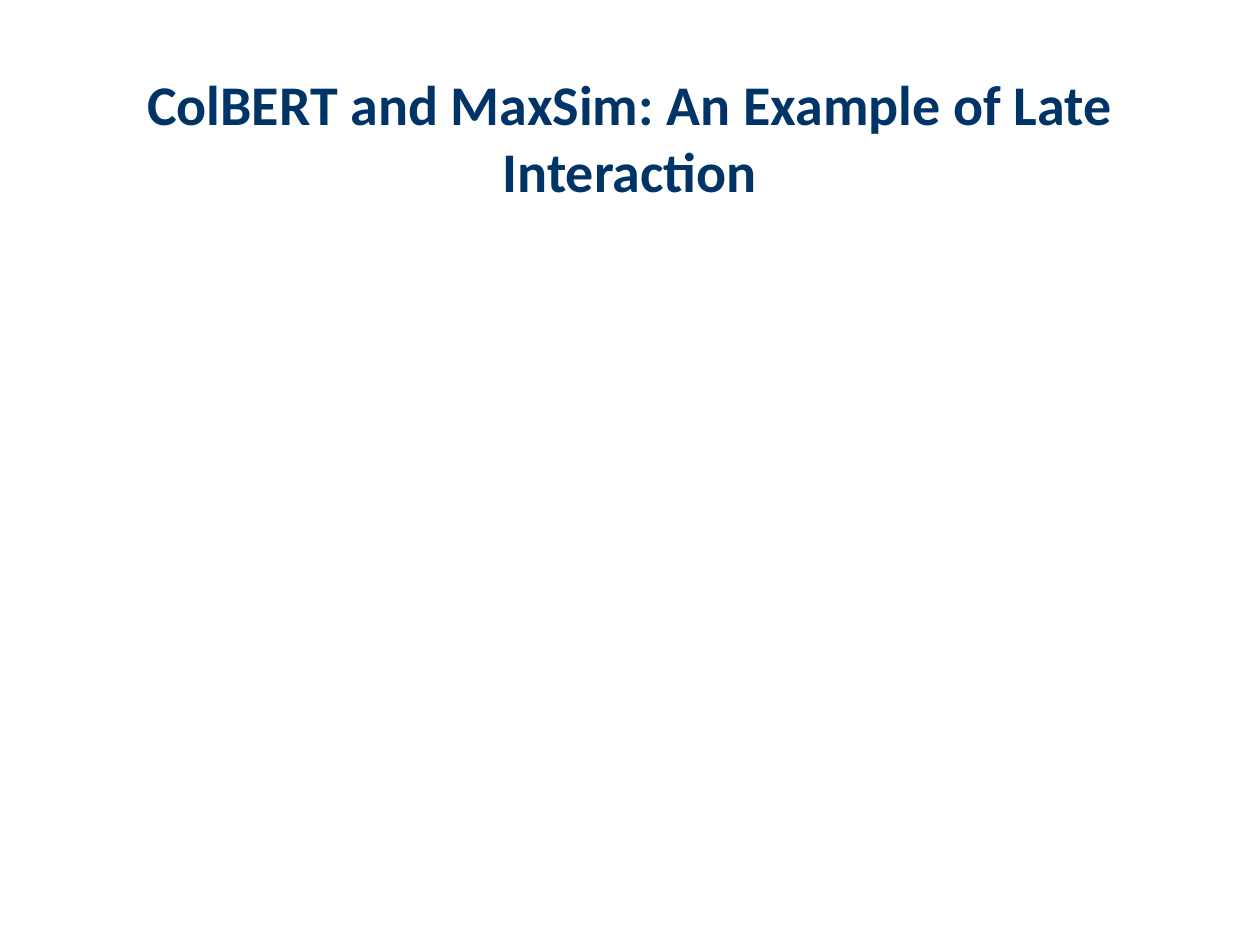
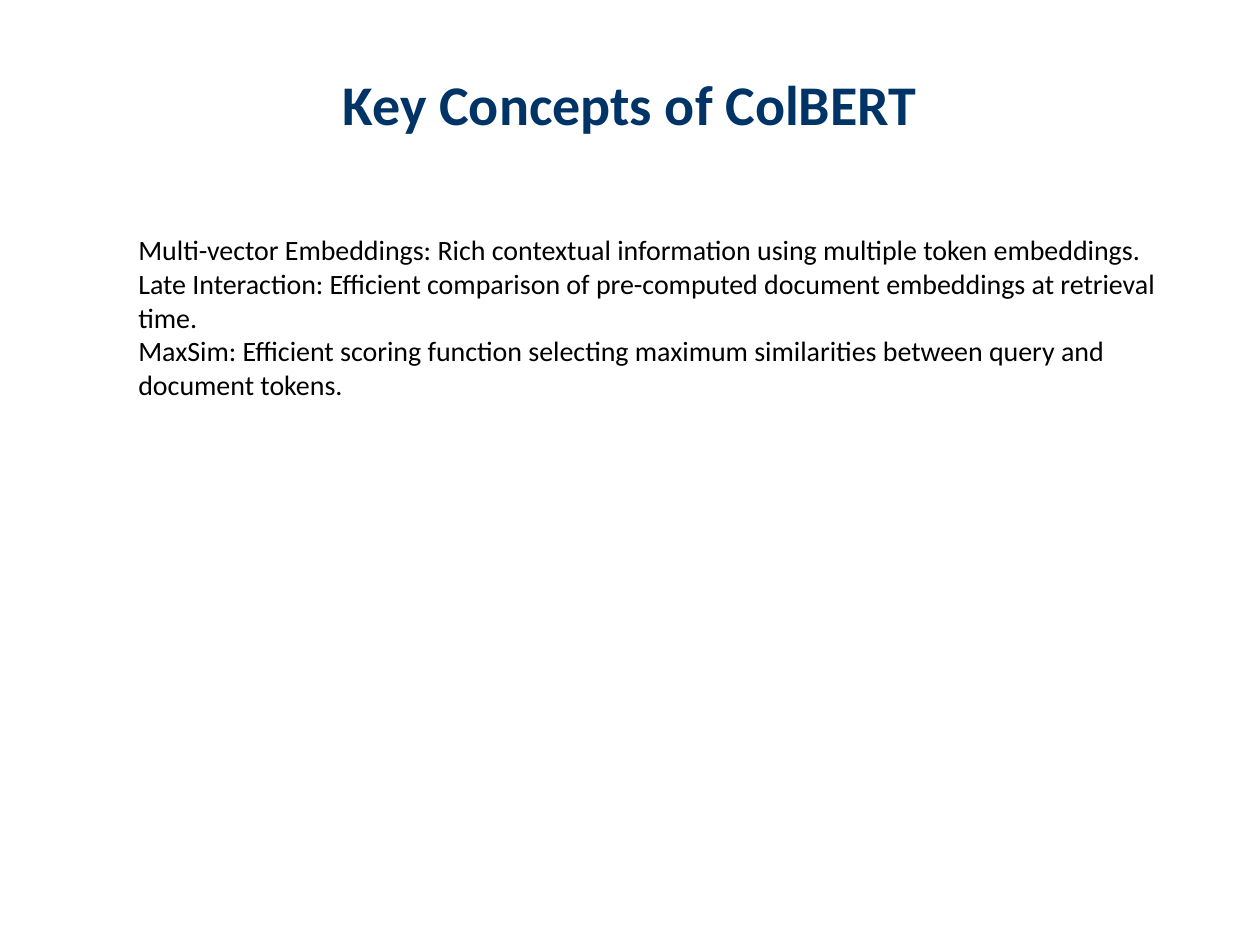
Before and after one commit to haadirakhangi/Edunexus, a slide deck: slide 8 of server-side/server/teacher/downloaded-presentations/Large Language Models/Colbert.pptx (slide 29 before the commit). Drawn at 1260x945 pixels with LibreOffice and Linux fonts; fonts in the diff are those of the drawing. Boxes give left, top, right and bottom in pixels: in the first picture for what was removed or moved away, otherwise in the second. Text is boxed around its words. In the diff, an @@ line names an element or a change of style, - is before the commit and + after.

```diff
--- a/server-side/server/teacher/downloaded-presentations/Large Language Models/Colbert.pptx
+++ b/server-side/server/teacher/downloaded-presentations/Large Language Models/Colbert.pptx
@@ text at (x1=343, y1=85, x2=916, y2=134): text changed @@
-ColBERT and MaxSim: An Example of Late Interaction
+Key Concepts of ColBERT
@@ text added at (x1=138, y1=240, x2=1154, y2=396), 16 pt, text #000000 @@
+  Multi-vector Embeddings: Rich contextual information using multiple token embeddings.
+  Late Interaction: Efficient comparison of pre-computed document embeddings at retrieval time.
+  MaxSim: Efficient scoring function selecting maximum similarities between query and document tokens.
```
Also in this commit, not shown: 16 other slides changed, 6 slides added, 20 slides removed, 1 other file.
